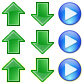
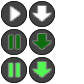
The second 84x84 image is a revision of the first. Changes to its layers:
added group "Play Pressed" with 2 layers above "Play Hover" over 1, 29, 27, 55
added layer "Paused 副本" in group "Play Pressed" over 8, 35, 20, 49
added layer "bg 副本 5" (88%) in group "Play Pressed" over 1, 29, 27, 55
added group "Play Hover" with 2 layers above "Play" over 1, 57, 27, 83
added layer "Paused 副本 2" in group "Play Hover" over 8, 63, 20, 77
added layer "bg 副本 4" (88%) in group "Play Hover" over 1, 57, 27, 83
added group "Play" (1st of 2) with 2 layers above "Down Hover" over 1, 1, 27, 27
added layer "Play" (2nd of 2, in "Play") in group "Play" over 10, 6, 20, 21
added layer "bg 副本" (88%) in group "Play" over 1, 1, 27, 27
added group "Down Hover" with 2 layers above "Down Pressed" over 29, 57, 55, 83
added layer "down 副本 3" in group "Down Hover" over 33, 62, 51, 77
added layer "bg 副本 3" (88%) in group "Down Hover" over 29, 57, 55, 83
added group "Down Pressed" with 2 layers above "Down" over 29, 29, 55, 55
added layer "down 副本 2" in group "Down Pressed" over 33, 34, 51, 49
added layer "bg 副本 2" (88%) in group "Down Pressed" over 29, 29, 55, 55
added group "Down" with 2 layers above "图层 2" over 29, 1, 55, 27
added layer "down" in group "Down" over 33, 6, 51, 21
added layer "bg" (1st of 2, in "Down") (88%) in group "Down" over 29, 1, 55, 27
hid "图层 2" over 2, 2, 82, 26
hid "Pressed" over 2, 30, 82, 54
hid "Hover" over 2, 58, 82, 82
